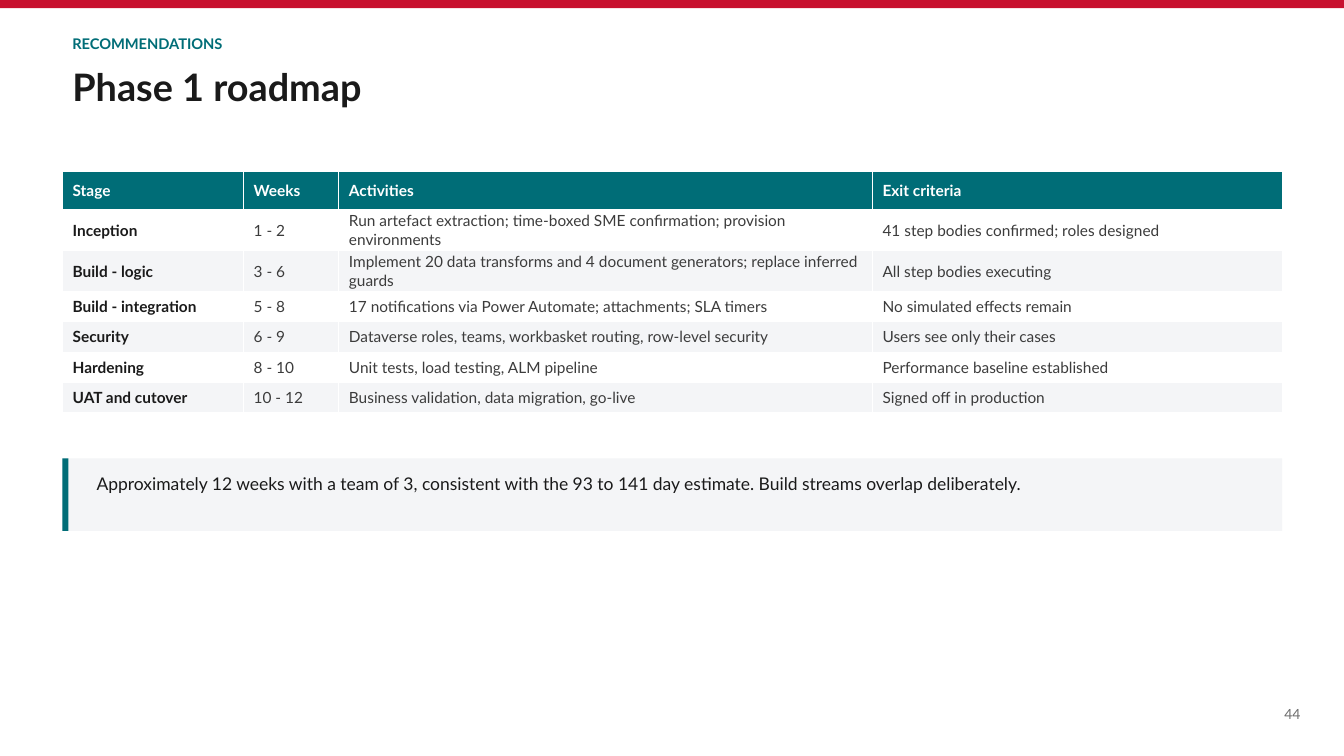
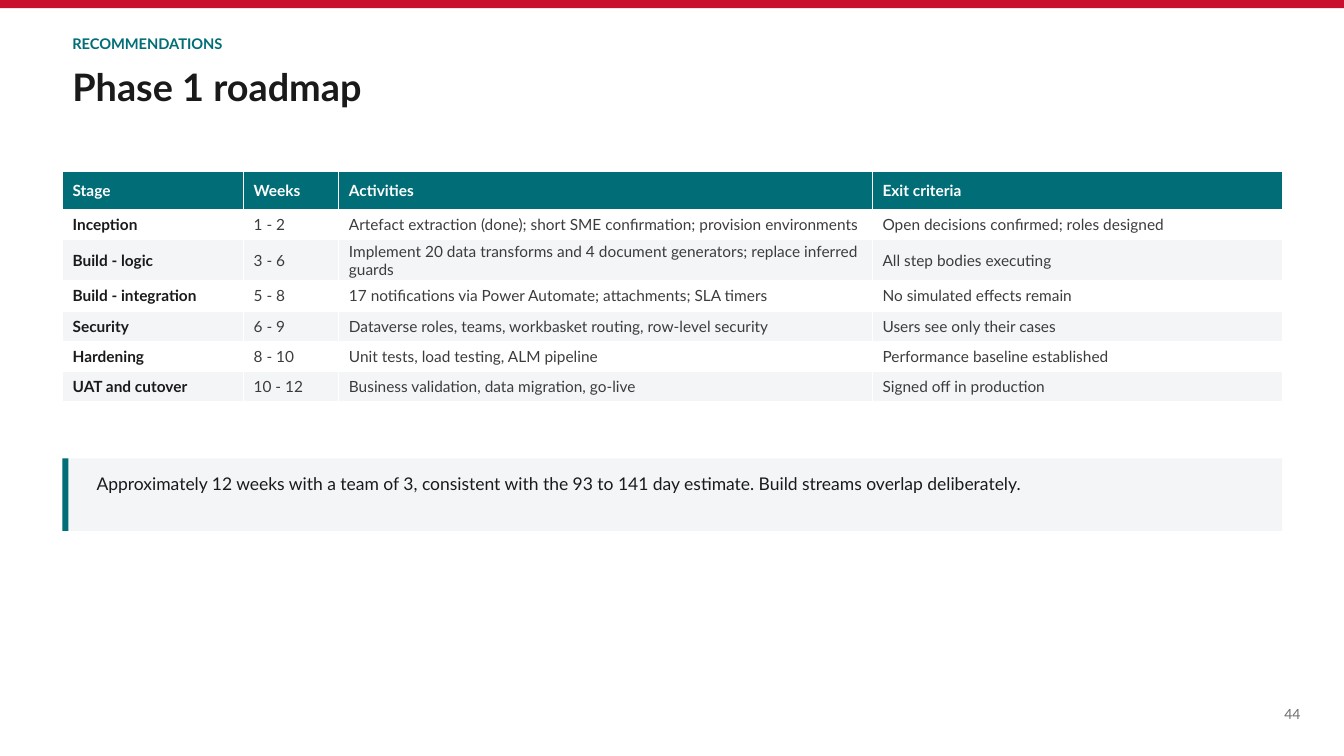
Before and after one commit to parclarke/LDD, a slide deck: slide 44 of lending-due-diligence-app/docs/Pega-to-PowerPlatform-Migration-PoC.pptx. Drawn at 1344x756 pixels with LibreOffice and Linux fonts; fonts in the diff are those of the drawing. Boxes give left, top, right and bottom in pixels: in the first picture for what was removed or moved away, otherwise in the second. Text is boxed around its words. In the diff, an @@ line names an element or a change of style, - is before the commit and + after.

```diff
--- a/lending-due-diligence-app/docs/Pega-to-PowerPlatform-Migration-PoC.pptx
+++ b/lending-due-diligence-app/docs/Pega-to-PowerPlatform-Migration-PoC.pptx
@@ table at (63,171,1282,399) @@
-row 2, column 3: Run artefact extraction; time-boxed SME confirmation; provision environments
+row 2, column 3: Artefact extraction (done); short SME confirmation; provision environments
-row 2, column 4: 41 step bodies confirmed; roles designed
+row 2, column 4: Open decisions confirmed; roles designed
```
Also in this commit, not shown: 5 other slides changed, 1 other file.
